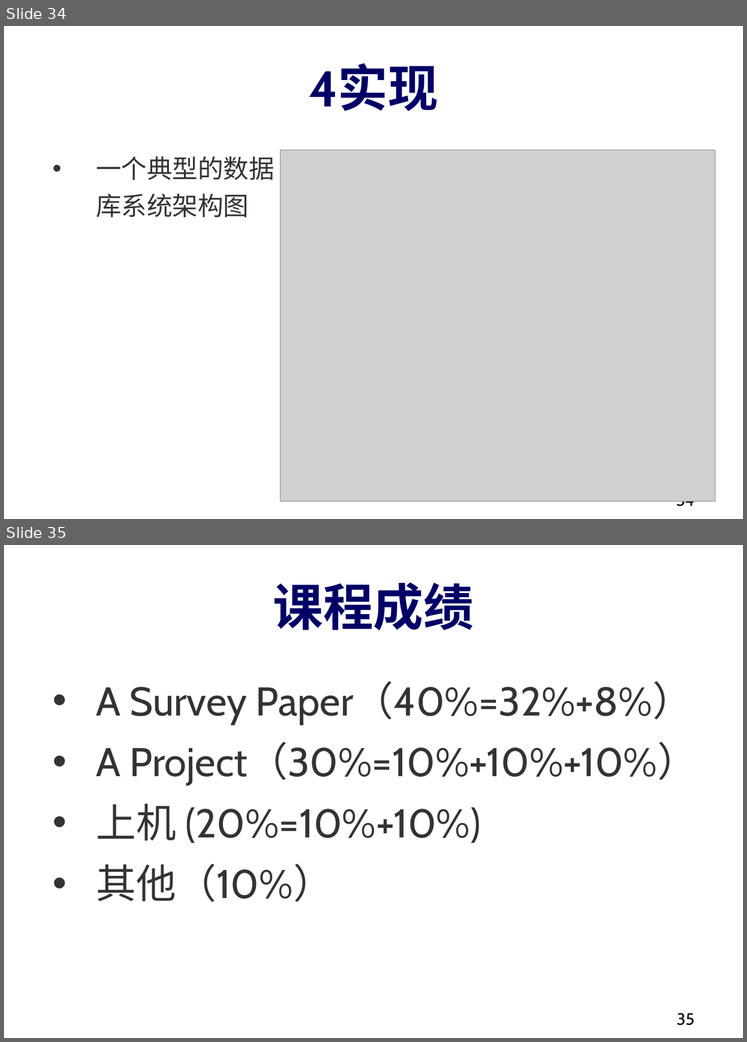
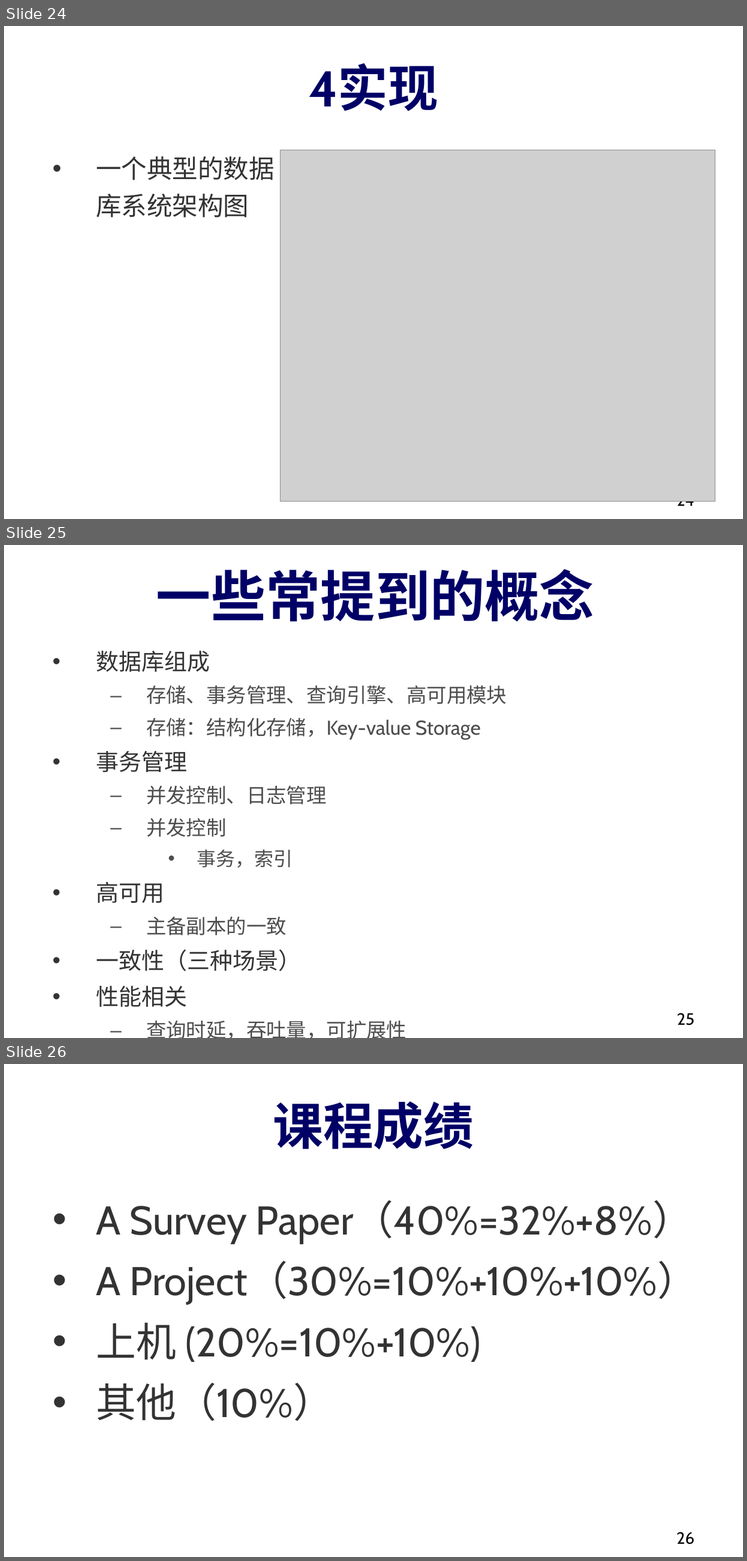
Before and after one commit to dase314/dase314.github.io, a slide deck: files/W1-Intro.pptx. Shown one above the other, each under a label of ours: slides 34 and 35 before the commit, slides 24, 25 and 26 after it. The pictures are 747x1042 and 747x1561 pixels, drawn with LibreOffice and Linux fonts; fonts in the diff are those of the drawing; grey boxes stand for pictures. Boxes give left, top, right and bottom in pixels: in the first picture for what was removed or moved away, otherwise in the second. Text is boxed around its words. In the diff, an @@ line names an element or a change of style, - is before the commit and + after.

```diff
--- a/files/W1-Intro.pptx
+++ b/files/W1-Intro.pptx
@@ slide 25 added at [4,545,743,1038], background #FFFFFF @@
@@ title added at [156,569,594,622], 60 pt, text #000066, bold @@
+一些常提到的概念
@@ text added at [96,651,507,1038], 22 pt, text #4D4D4D @@
+• 数据库组成
+  – 存储、事务管理、查询引擎、高可用模块
+  – 存储：结构化存储，Key-value Storage
+• 事务管理
+  – 并发控制、日志管理
+  – 并发控制
+    • 事务，索引
+• 高可用
+  – 主备副本的一致
+• 一致性（三种场景）
+• 性能相关
+  – 查询时延，吞吐量，可扩展性
@@ page number added at [677,1012,695,1025], 18 pt, text #000000 @@
+25
@@ what was slide 34 is now slide 24 @@
@@ page number at [677,501,695,509]: text changed @@
-34
+24
@@ what was slide 35 is now slide 26 @@
@@ page number at [677,1531,695,1544]: text changed @@
-35
+26
```
Also in this commit, not shown: 2 slides changed, 10 slides removed, 6 other files.
